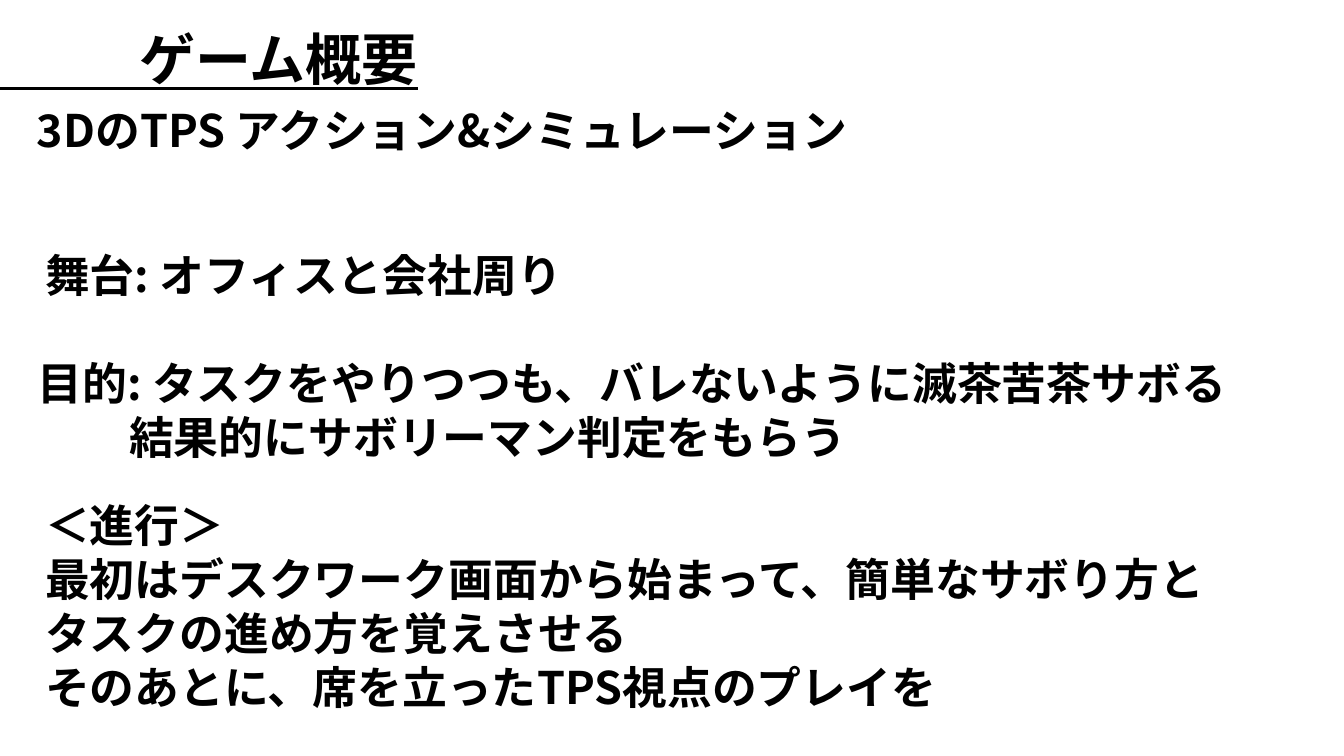
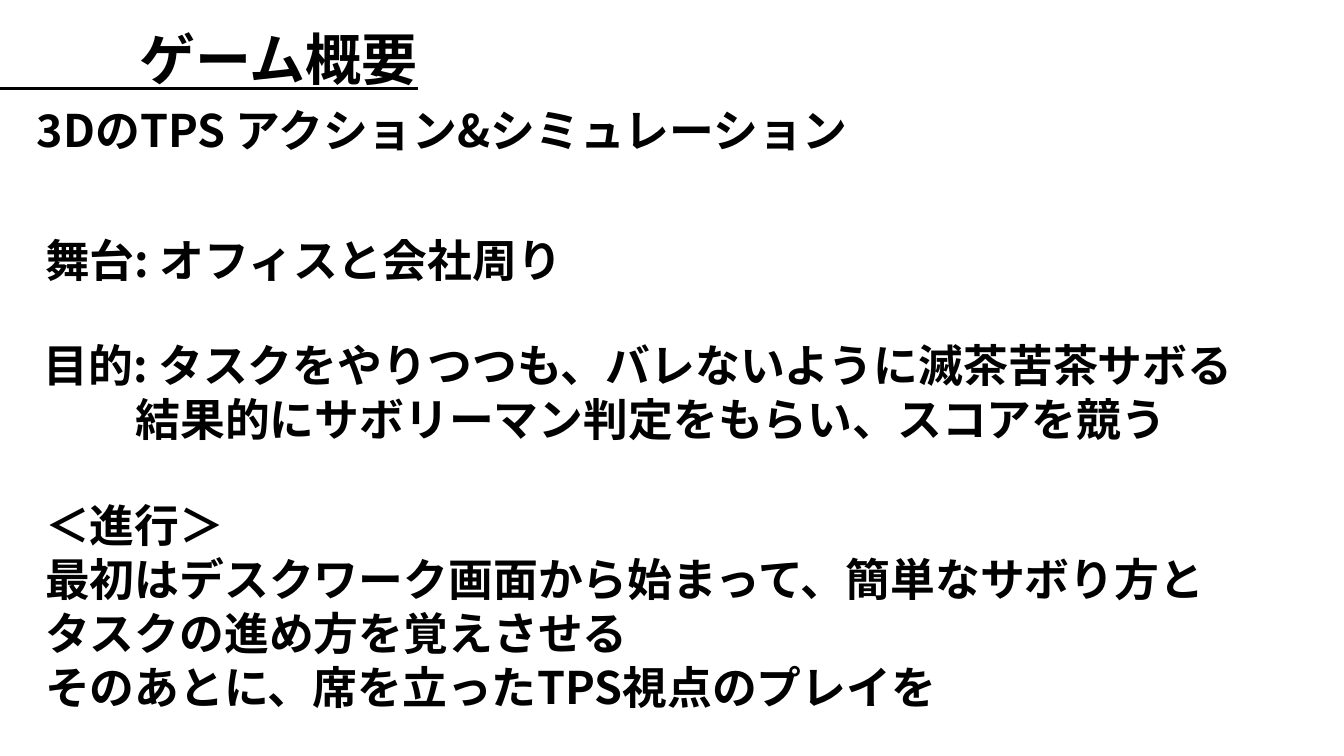
Before and after one commit to NISHIO-ASUMA/GotoTGS, a slide deck: slide 3 of 提出物関係/企画書/GC3_前期チーム制作_企画書.pptx. Drawn at 1344x756 pixels with LibreOffice and Linux fonts; fonts in the diff are those of the drawing; background and template pictures are left out. Boxes give left, top, right and bottom in pixels: in the first picture for what was removed or moved away, otherwise in the second. Text is boxed around its words. In the diff, an @@ line names an element or a change of style, - is before the commit and + after.

```diff
--- a/提出物関係/企画書/GC3_前期チーム制作_企画書.pptx
+++ b/提出物関係/企画書/GC3_前期チーム制作_企画書.pptx
@@ text "舞台: オフィスと会社周り": place and size @@
-text "舞台: オフィスと会社周り" at (45,253,562,296)
+text "舞台: オフィスと会社周り" at (45,238,562,281)
@@ text "目的: タスクをやりつつも、バレないように滅茶苦茶サボる": place and size @@
-text "目的: タスクをやりつつも、バレないように滅茶苦茶サボる" at (38,362,1226,458)
+text "目的: タスクをやりつつも、バレないように滅茶苦茶サボる" at (44,344,1232,440)
@@ text at (135,398,1166,440): text changed @@
-結果的にサボリーマン判定をもらう
+結果的にサボリーマン判定をもらい、スコアを競う
```
Also in this commit, not shown: 3 other slides changed, 1 slide added.
